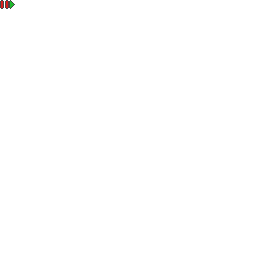
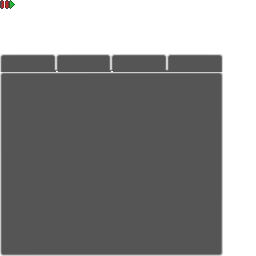
Before/after of a 256 × 256 layered artwork. What changed in the layer stack:
added layer "Layer 3" above "Tab4" over [218, 54, 223, 72]
added layer "Tab4" above "Tab3" over [166, 54, 223, 72]
added layer "Tab3" above "Tab2" over [111, 54, 168, 72]
added layer "Tab2" above "Tab1" over [56, 54, 112, 72]
added layer "Tab1" above "Layer 2" over [0, 54, 57, 72]
added layer "Layer 2" above "Layer 1" over [0, 71, 224, 256]
